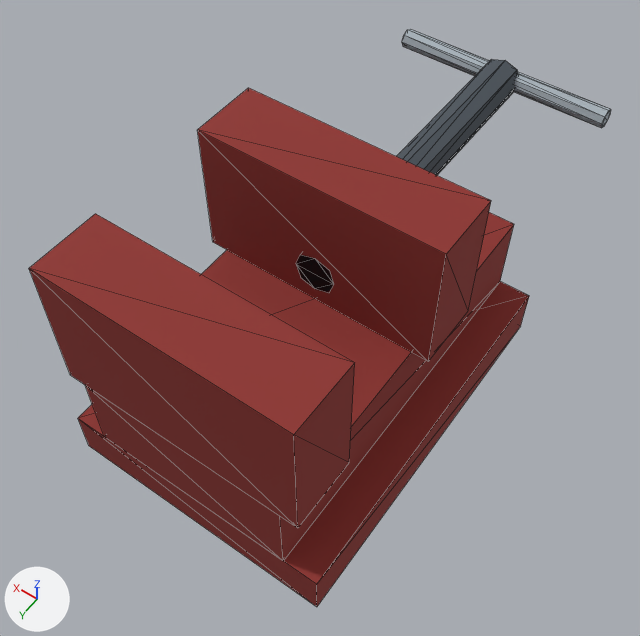
Renders of the glTF model site/models/GT_BenchVise_01.glb from each side of a commit.
Rendered twice from a 50 mm lens placed at (-0.175, 0.289, 0.444), pointed at (0.002, 0.041, 0.055). The axes (+X, +Y, +Z) are drawn at lower left. The lights are the same throughout. The older version comes first. Mesh edges are drawn as thin lines. Vertices at exactly the same position are counted once.

In view in the first picture: 'GT_BenchVise_01'.
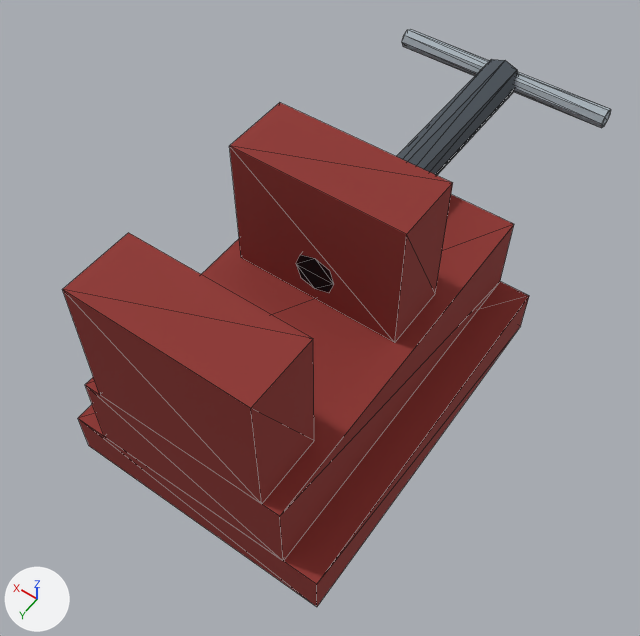
The change in detail:
me_gt_benchvise_01 has 64 vertices, 104 faces and spans x -0.08..0.08, y -0.158..0.158, z 0.0..0.16.
me_gt_benchvise_01 is used by ob_gt_benchvise_01; location (0.0, 0.0, 0.0).
me_gt_benchvise_01 part 1: the loose piece of 8 vertices spanning x -0.07..0.07, y 0.118..0.158, z 0.08..0.16 is scaled about its middle by (0.714, 1, 1).
me_gt_benchvise_01 part 2: the loose piece of 8 vertices spanning x -0.07..0.07, y 0.008..0.048, z 0.08..0.16 is scaled about its middle by (0.714, 1, 1).

Pixel boxes (x1, y1, x2, y2) of what changed, in the pictures (640 x 636 px; the box of a moved part takes in the faces that stretch with it):
'GT_BenchVise_01', reshaped
    before: (29, 29, 611, 607)
    after: (62, 29, 611, 607)
part 1 of me_gt_benchvise_01, moved or reshaped
    before: (29, 214, 355, 528)
    after: (62, 233, 314, 504)
part 2 of me_gt_benchvise_01, moved or reshaped
    before: (197, 88, 491, 361)
    after: (229, 103, 453, 343)
